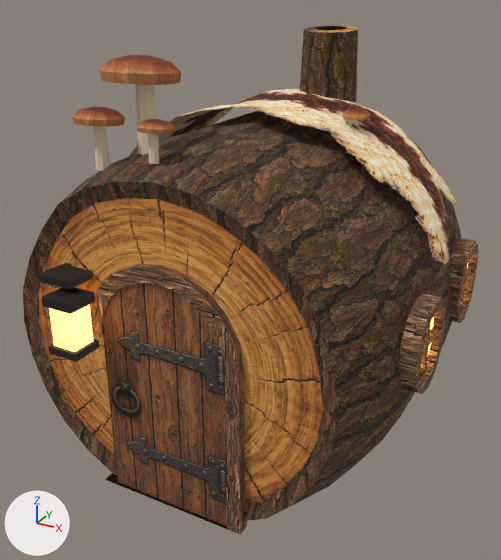
The glTF model board3d/models/house-forest-01.glb as it was, and as the next commit left it.
Both versions are drawn from a 50 mm camera at (1.86, -3.57, 2.7) aimed at (0.01, -0.2, 1.02). Lighting does not change. The marker at lower left points along +X, +Y and +Z. The first picture is the older version. Where no turn or scale is listed for an object, it has been applied to the vertices. Vertices at exactly the same position are counted once.

The scene before the commit, as lines of its bpy script (objects in view):
```python
me_hide = bpy.data.meshes.new('hide')
me_hide.from_pydata(...)  # 153 vertices, 256 faces; spans x -1.19..1.14, y -0.3..0.75, z 1.14..2.05
me_hide.materials.append(mat_hide)  # picture img_forest01_hide
me_lantern_cage = bpy.data.meshes.new('lantern_cage')
me_lantern_cage.from_pydata(...)  # 16 vertices, 24 faces; spans x -0.519..-0.337, y -1.36..-1.18, z 0.942..1.264
me_lantern_cage.materials.append(mat_iron_001)  # black #2a2a28
me_rim_f = bpy.data.meshes.new('rim_f')
me_rim_f.from_pydata(...)  # 54 vertices, 52 faces; spans x -0.96..0.95, y -1.1..-1.07, z 0.0..1.84
me_rim_f.materials.append(mat_bark)  # picture img_forest01_bark
ob_hide = bpy.data.objects.new('hide', me_hide)
ob_hide.location = (0.0, 0.0, 0.0)
ob_lantern_cage = bpy.data.objects.new('lantern_cage', me_lantern_cage)
ob_lantern_cage.location = (0.0, 0.0, 0.0)
ob_rim_f = bpy.data.objects.new('rim_f', me_rim_f)
ob_rim_f.location = (0.0, 0.0, 0.0)
# also in view: 'mush1_cap' at (-0.5, -0.85, 2.06); 'mush0_cap' at (-0.32, -0.72, 2.28); 'door_frame' at (0.0, -1.09, 0.72); 'log' at (0.0, 0.0, 0.98); 'win_frame_0' at (1.12, -0.38, 0.96)
```
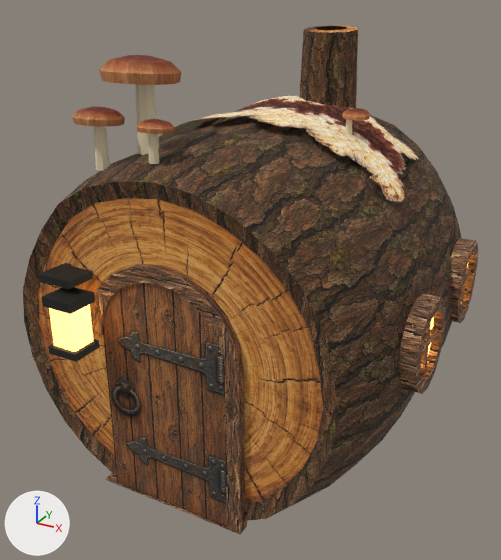
Boxes (x1, y1, x2, y2) around the edits, measured in the pictures (501 x 560 px):
```json
{"object": "hide", "change": "reshaped", "before": [128, 89, 457, 264], "after": [158, 96, 419, 202], "on screen": "21% narrower, 39% shorter"}
```

The change, as JSON lines over the scene's bpy script:
```json
{"block": "me_hide", "where": "# used by ob_hide; location = (0.0, 0.0, 0.0)"}
{"op": "remove", "block": "me_hide", "code": "me_hide.from_pydata(...)  # 153 vertices, 256 faces; spans x -1.19..1.14, y -0.3..0.75, z 1.14..2.05"}
{"op": "add", "block": "me_hide", "code": "me_hide.from_pydata(...)  # 153 vertices, 256 faces; spans x -0.96..0.87, y -0.3..0.75, z 1.52..2.0"}
{"block": "me_hide", "change": "me_hide part 1: 153 of 153 vertices moved; they spanned x -1.19..1.14, y -0.3..0.75, z 1.14..2.05 and now span x -0.96..0.87, y -0.3..0.75, z 1.52..2.0; mean shift (0.02, 0.0, 0.11)"}
```
